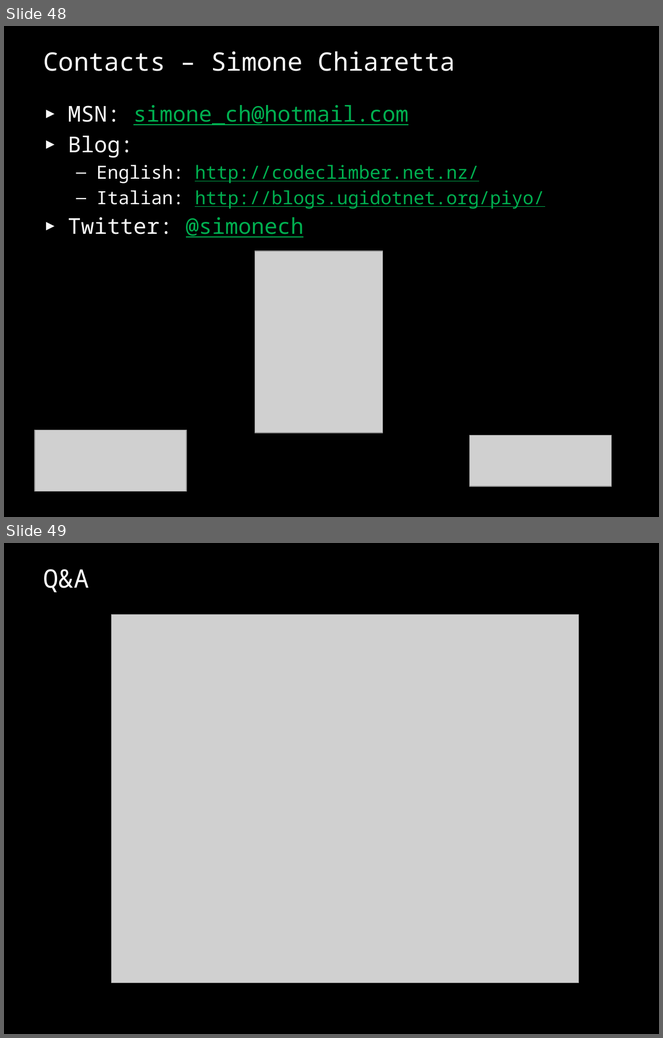
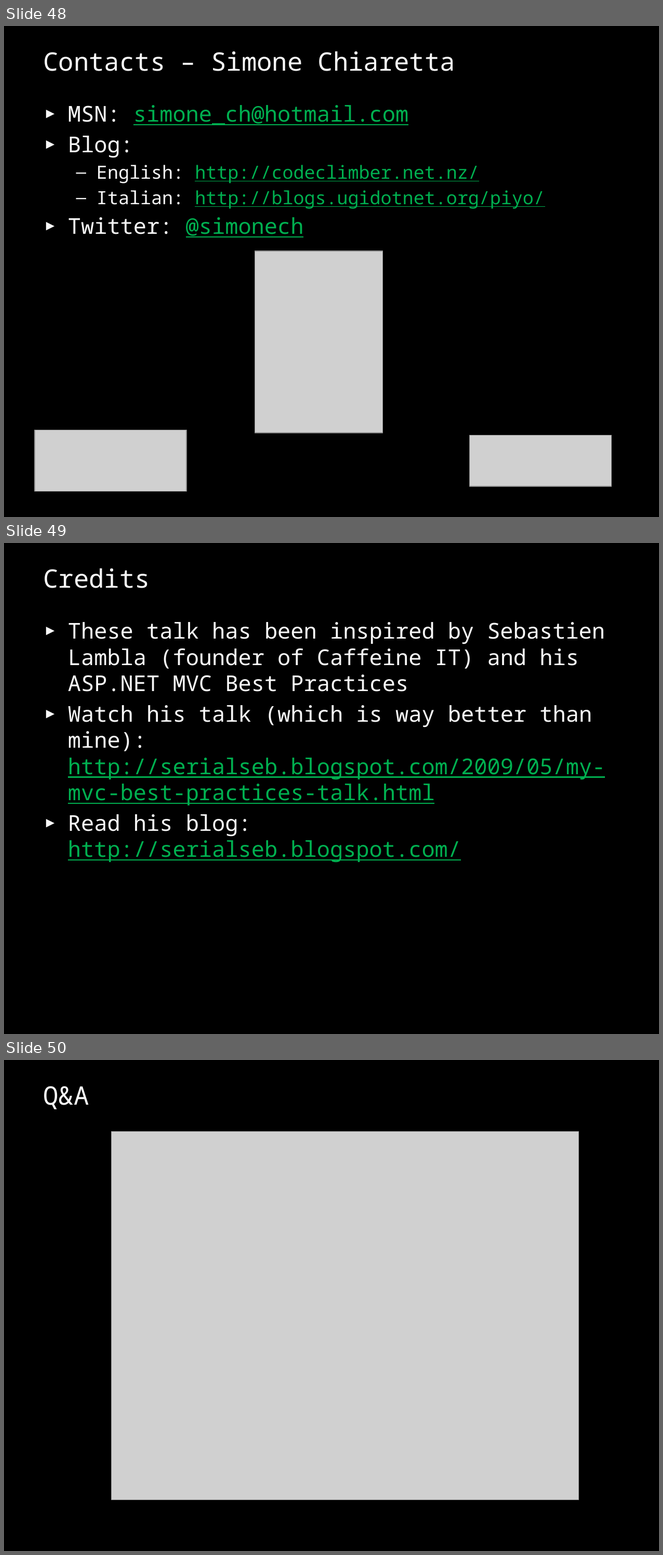
Before and after one commit to aragorn55/codeclimber, a slide deck: CommunityTalks/October 09 - DotNetRomaCesta/ASPNET MVC Framework - Best Practices - ENG.pptx. Shown one above the other, each under a label of ours: slides 48 and 49 before the commit, slides 48, 49 and 50 after it. The pictures are 663x1038 and 663x1555 pixels, drawn with LibreOffice and Linux fonts; fonts in the diff are those of the drawing; grey boxes stand for pictures. Boxes give left, top, right and bottom in pixels: in the first picture for what was removed or moved away, otherwise in the second. Text is boxed around its words. In the diff, an @@ line names an element or a change of style, - is before the commit and + after.

Commit message:
Added credits to SerialSeb

```diff
--- a/CommunityTalks/October 09 - DotNetRomaCesta/ASPNET MVC Framework - Best Practices - ENG.pptx
+++ b/CommunityTalks/October 09 - DotNetRomaCesta/ASPNET MVC Framework - Best Practices - ENG.pptx
@@ slide 49 added at bbox=[4, 543, 659, 1034], background #000000 @@
@@ title added at bbox=[44, 568, 150, 588], 28 pt, text #F8F8F8 @@
+Credits
@@ text added at bbox=[68, 622, 606, 863], 24 pt, text #F8F8F8 @@
+► These talk has been inspired by Sebastien Lambla (founder of Caffeine IT) and his ASP.NET MVC Best Practices
+► Watch his talk (which is way better than mine): http://serialseb.blogspot.com/2009/05/my-mvc-best-practices-talk.html
+► Read his blog: http://serialseb.blogspot.com/
@@ what was slide 49 is now slide 50 @@
```
